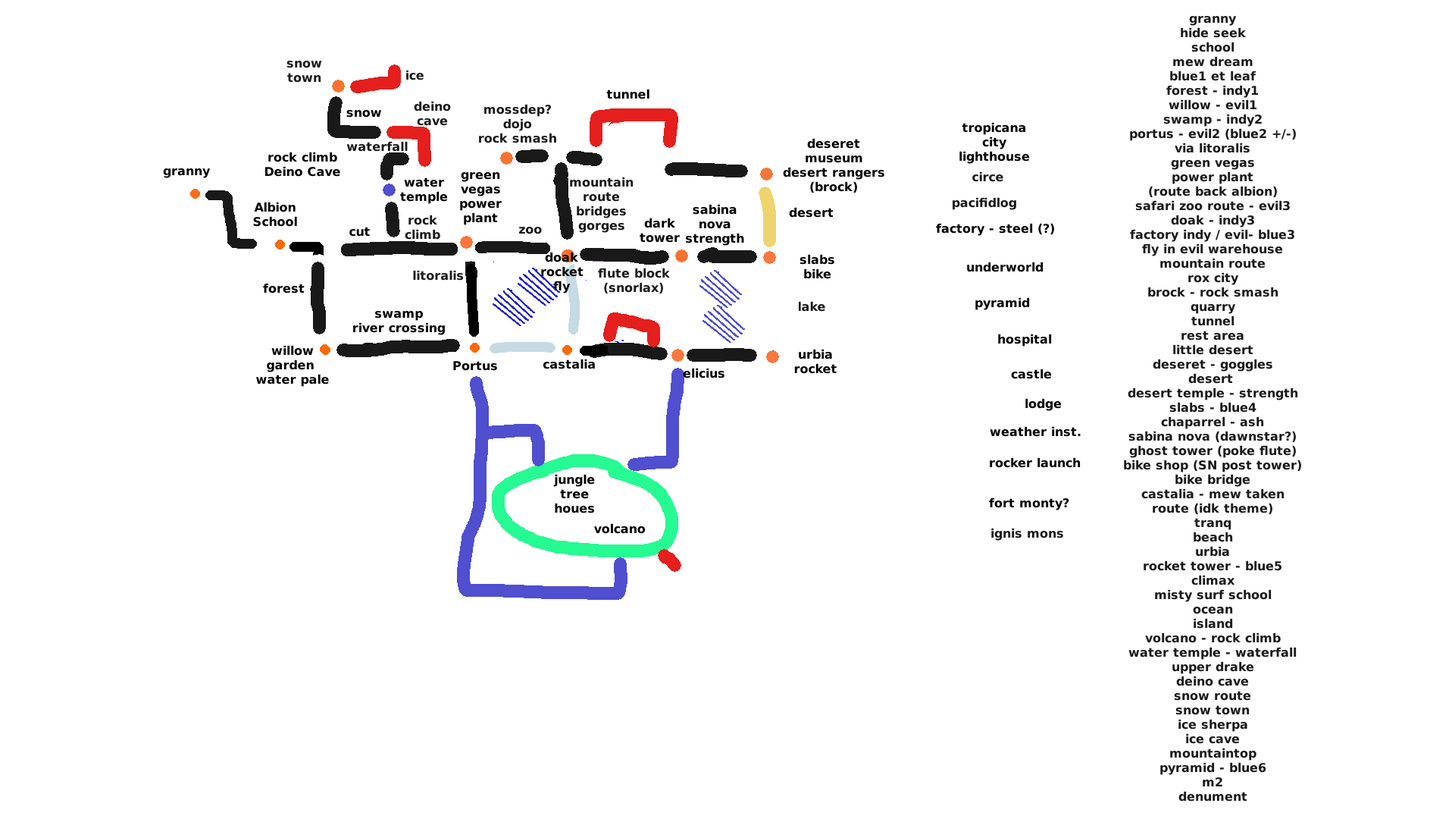
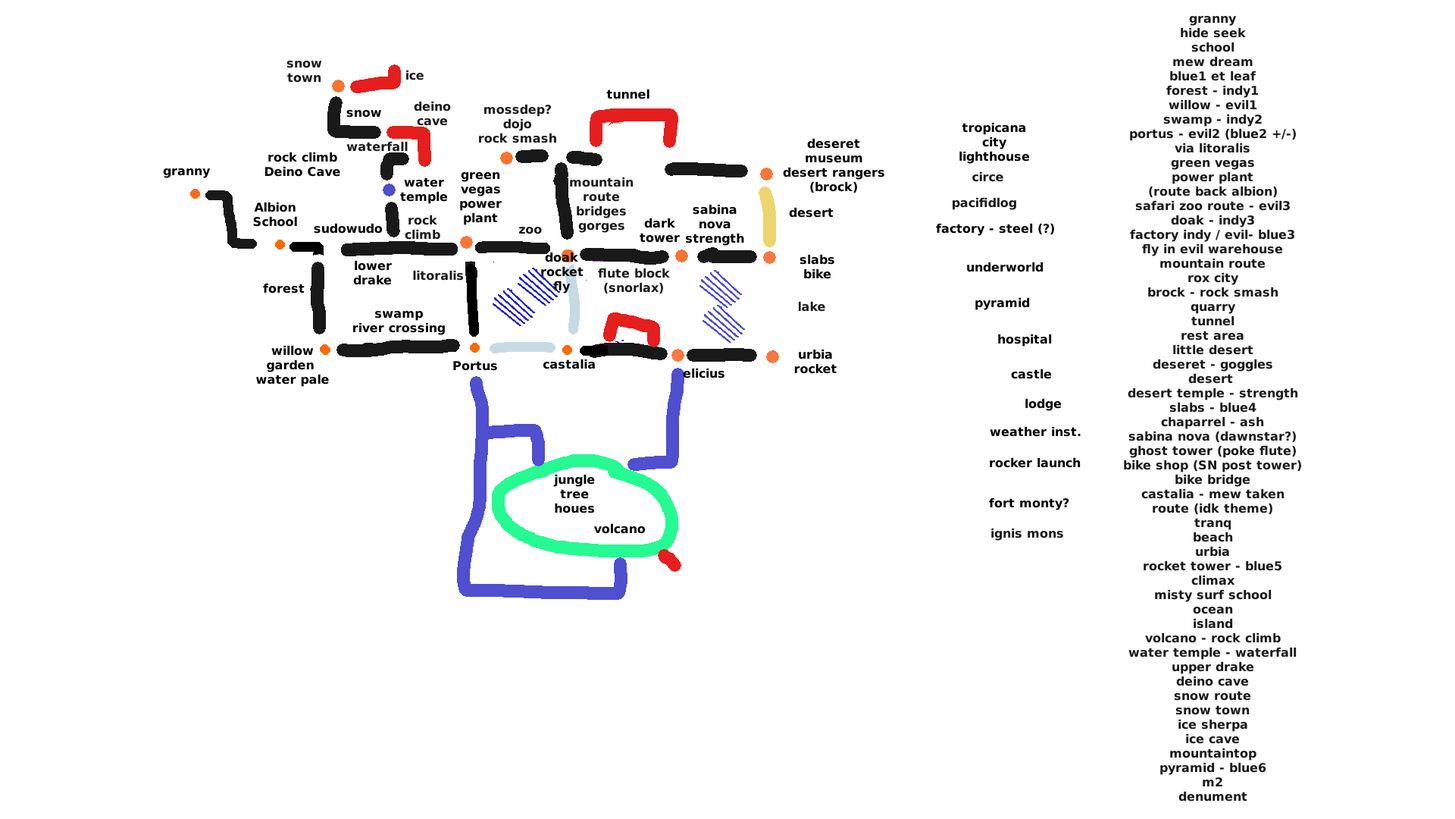
Before/after of a 1455 × 819 layered artwork. What changed in the layer stack:
added layer "lower ..." above "sudowudo" over [353, 259, 392, 286]
renamed "cut" to "sudowudo", painted on it over [313, 222, 383, 237]
